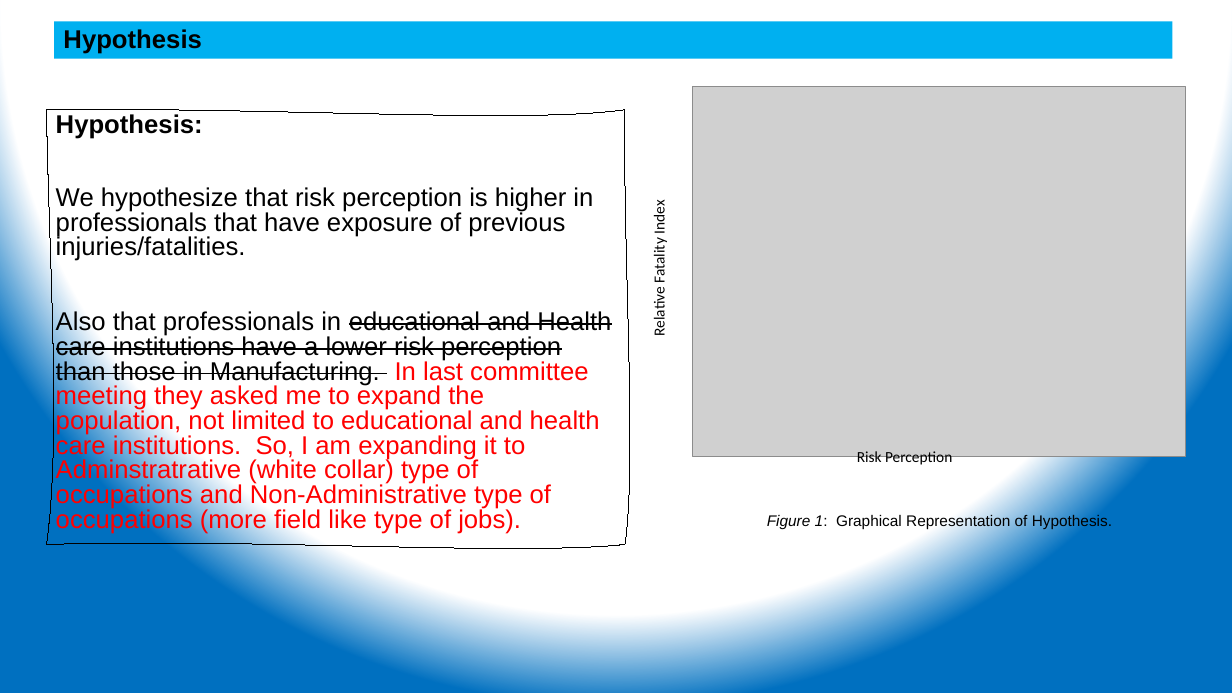
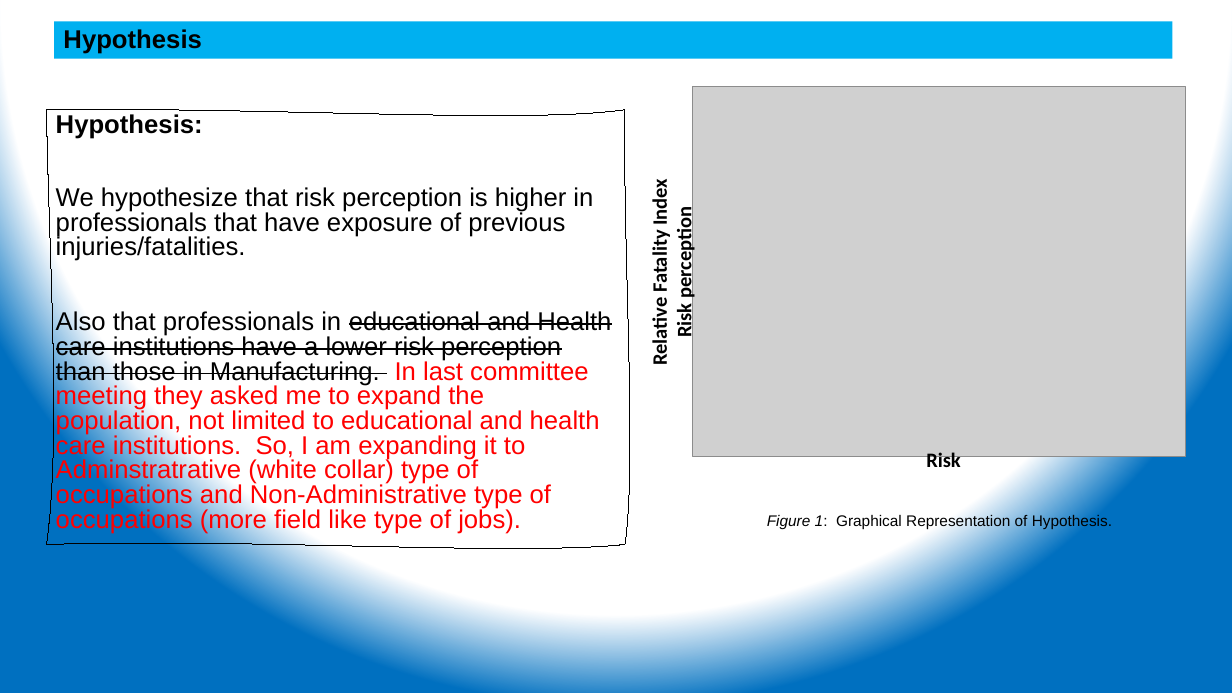
Before and after one commit to ehsintegration/yfd-phd-bls-data, a slide deck: slide 1 of D2-documentation/Data Analysis.pptx. Drawn at 1232x693 pixels with LibreOffice and Linux fonts; fonts in the diff are those of the drawing; grey boxes stand for pictures. Boxes give left, top, right and bottom in pixels: in the first picture for what was removed or moved away, otherwise in the second. Text is boxed around its words. In the diff, an @@ line names an element or a change of style, - is before the commit and + after.

```diff
--- a/D2-documentation/Data Analysis.pptx
+++ b/D2-documentation/Data Analysis.pptx
@@ text "Relative Fatality Index": place and size @@
-text "Relative Fatality Index" at [650, 203, 669, 335]
+text "Relative Fatality Index" at [647, 183, 697, 363]
@@ text at [647, 183, 672, 363]: size 12 to 16 pt, bold on in "Relative Fatality Index"; alignment left to centre @@
@@ text at [672, 216, 697, 337]: paragraph added @@
+Risk perception
@@ text at [926, 452, 960, 473]: text changed; size 12 to 16 pt; bold on @@
-Risk Perception
+Risk
```
Also in this commit, not shown: 3 other slides changed, 1 slide added, 1 other file.
